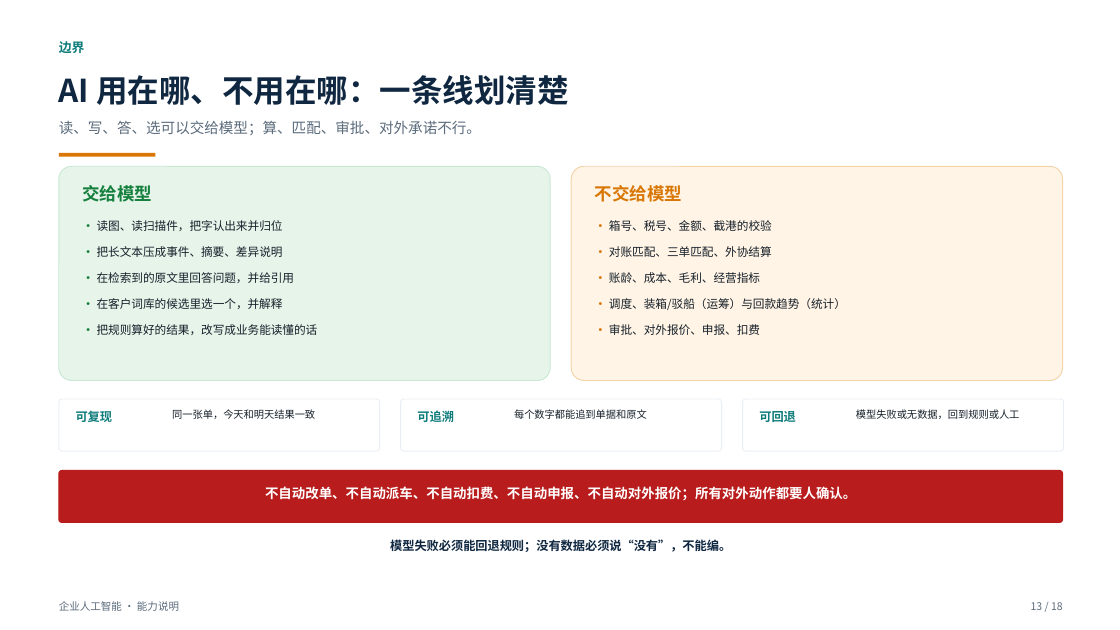
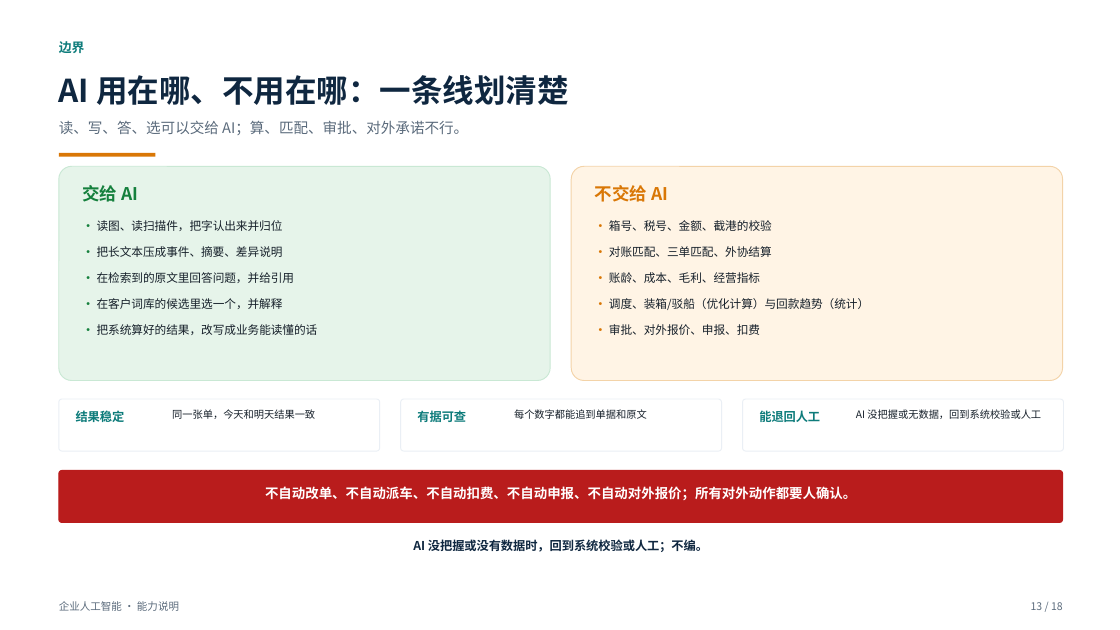
Before and after one commit to roma007/Enterprise-AI, a slide deck: slide 13 of 会客包/reports/客户老板版_系统能力介绍_2026-11-08.pptx. Drawn at 1120x630 pixels with LibreOffice and Linux fonts; fonts in the diff are those of the drawing. Boxes give left, top, right and bottom in pixels: in the first picture for what was removed or moved away, otherwise in the second. Text is boxed around its words. In the diff, an @@ line names an element or a change of style, - is before the commit and + after.

```diff
--- a/会客包/reports/客户老板版_系统能力介绍_2026-11-08.pptx
+++ b/会客包/reports/客户老板版_系统能力介绍_2026-11-08.pptx
@@ text at <box>59,121,468,135</box>: text changed @@
-读、写、答、选可以交给模型；算、匹配、审批、对外承诺不行。
+读、写、答、选可以交给 AI；算、匹配、审批、对外承诺不行。
@@ text at <box>82,185,138,202</box>: text changed @@
-交给模型
+交给 AI
@@ text at <box>595,185,668,202</box>: text changed @@
-不交给模型
+不交给 AI
@@ text at <box>609,298,869,310</box>: text changed @@
-• 调度、装箱/驳船（运筹）与回款趋势（统计）
+• 调度、装箱/驳船（优化计算）与回款趋势（统计）
@@ text at <box>97,324,318,335</box>: text changed @@
-• 把规则算好的结果，改写成业务能读懂的话
+• 把系统算好的结果，改写成业务能读懂的话
@@ text at <box>76,410,125,422</box>: text changed @@
-可复现
+结果稳定
@@ text at <box>417,410,466,422</box>: text changed @@
-可追溯
+有据可查
@@ text at <box>759,410,820,422</box>: text changed @@
-可回退
+能退回人工
@@ text at <box>856,409,1041,419</box>: text changed @@
-模型失败或无数据，回到规则或人工
+AI 没把握或无数据，回到系统校验或人工
@@ text at <box>413,539,708,552</box>: text changed @@
-模型失败必须能回退规则；没有数据必须说“没有”，不能编。
+AI 没把握或没有数据时，回到系统校验或人工；不编。
```
Also in this commit, not shown: 17 other slides changed, 47 other files.
